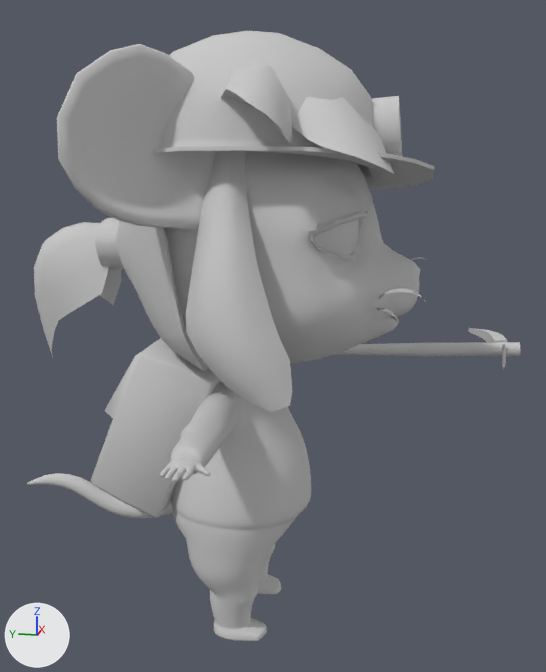
A saved change to the FBX model Assets/FBX/Imports/fbx_Character.fbx.
The view is the same before and after, from a 50 mm camera at (-5.17, -1.28, 3.51) aimed at (0.34, -0.18, 2.14). Arrows for +X, +Y and +Z are at lower left; the lights stay in place. Where no turn or scale is listed for an object, it has been applied to the vertices. Vertices at the same position are counted once.

Objects in the first picture: 'mesh_MiningHat', 'mesh_MiningPick', 'mesh_Mouse_Backpack', 'mesh_Mouse_Body', 'mesh_Mouse_Eyes', 'mesh_Mouse_Hair', 'mesh_Mouse_Head', 'mesh_Mouse_Tail'.
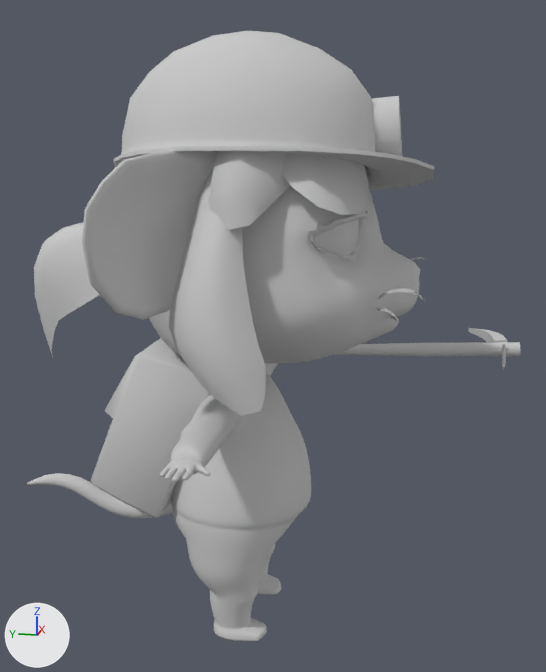
Where the newer file only moved an object's origin or applied its transform, the numbers keep the older frame.

Patch to the scene script:
```diff
--- a/Assets/FBX/Imports/fbx_Character.fbx.py
+++ b/Assets/FBX/Imports/fbx_Character.fbx.py
@@ me_mesh_008 @@
 # used by ob_mesh_mouse_head; location = (0.0, 0.027, 0.0)
-me_mesh_008.from_pydata(...)  # 1908 vertices, 3746 faces; spans x -1.29..1.29, y -1.29..0.65, z 2.05..4.09
+me_mesh_008.from_pydata(...)  # 1908 vertices, 3746 faces; spans x -1.36..1.29, y -1.29..0.62, z 2.05..3.63
+# me_mesh_008 part 1: 158 of 1908 vertices moved; they spanned x -1.29..-0.41, y -0.11..0.65, z 2.98..4.09 and now span x -1.36..-0.41, y -0.1..0.51, z 2.52..3.57; mean shift (0.01, -0.05, -0.37); largest move (-1.18, 0.56, 3.91) -> (-1.3, 0.5, 2.79)
 me_mesh_008.materials.append(mat_mtl_mouse)
@@ me_mesh_007 @@
 # used by ob_mesh_mouse_hair; location = (0.0, 0.027, 0.0)
-me_mesh_007.from_pydata(...)  # 835 vertices, 1642 faces; spans x -1.19..1.14, y -1.11..1.62, z 1.91..4.0
+me_mesh_007.from_pydata(...)  # 835 vertices, 1642 faces; spans x -1.2..1.14, y -0.94..1.62, z 1.91..3.99
+# me_mesh_007 part 2: the loose piece of 108 vertices spanning x -1.18..-0.33, y -0.6..0.1, z 2.05..3.63 is multiplied about its middle by the matrix ((0.998, 0.055, 0.003), (-0.055, 0.994, -0.099), (-0.009, 0.099, 0.995)), then moved by (-0.01, 0.07, -0.01)
+# me_mesh_007 part 3: 99 of 835 vertices moved; they spanned x -1.19..0.3, y -1.11..0.13, z 3.37..4.0 and now span x -0.92..0.31, y -0.94..0.11, z 3.07..3.98; mean shift (0.06, 0.08, -0.17); largest move (-1.17, -0.38, 3.75) -> (-0.89, -0.11, 3.11)
 me_mesh_007.materials.append(mat_mtl_mouse)
```

Where the change shows, as pixel boxes [x1, y1, x2, y2] in the pictures (546 x 672 px; the box of a moved part takes in the faces that stretch with it):
'mesh_Mouse_Head', reshaped (7% narrower, 33% shorter): before [57, 44, 420, 363]; after [82, 149, 420, 363]
'mesh_Mouse_Hair', reshaped: before [34, 66, 394, 412]; after [34, 151, 369, 416]
part 1 of me_mesh_008, moved or reshaped: before [57, 44, 217, 251]; after [82, 149, 216, 320]
part 2 of me_mesh_007, moved or reshaped: before [186, 151, 292, 412]; after [169, 169, 266, 416]
part 3 of me_mesh_007, moved or reshaped: before [221, 66, 394, 174]; after [208, 151, 369, 230]
